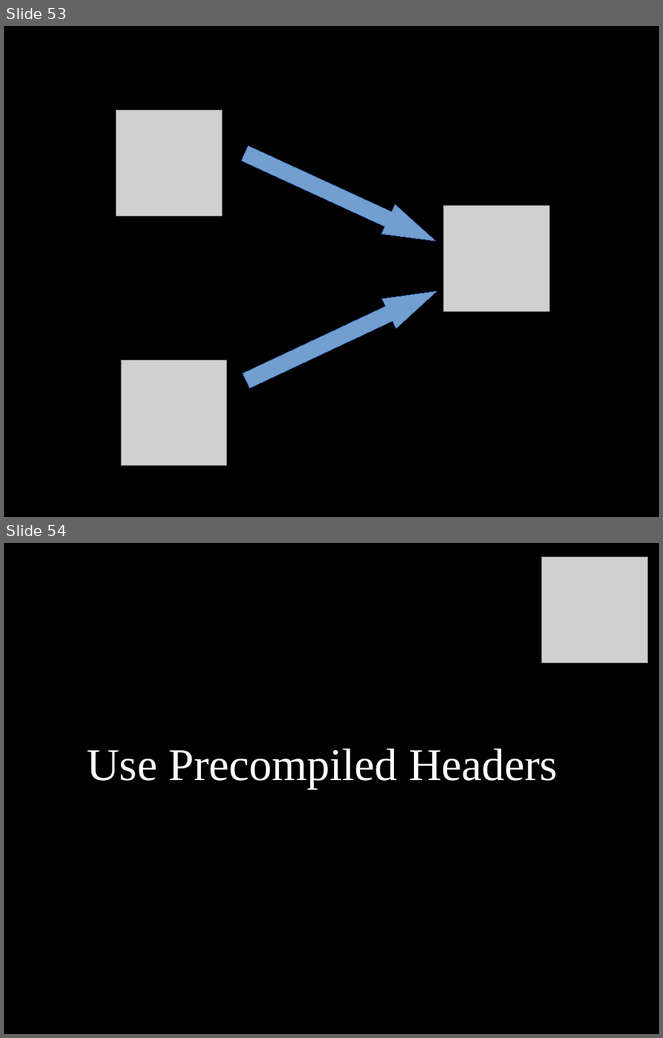
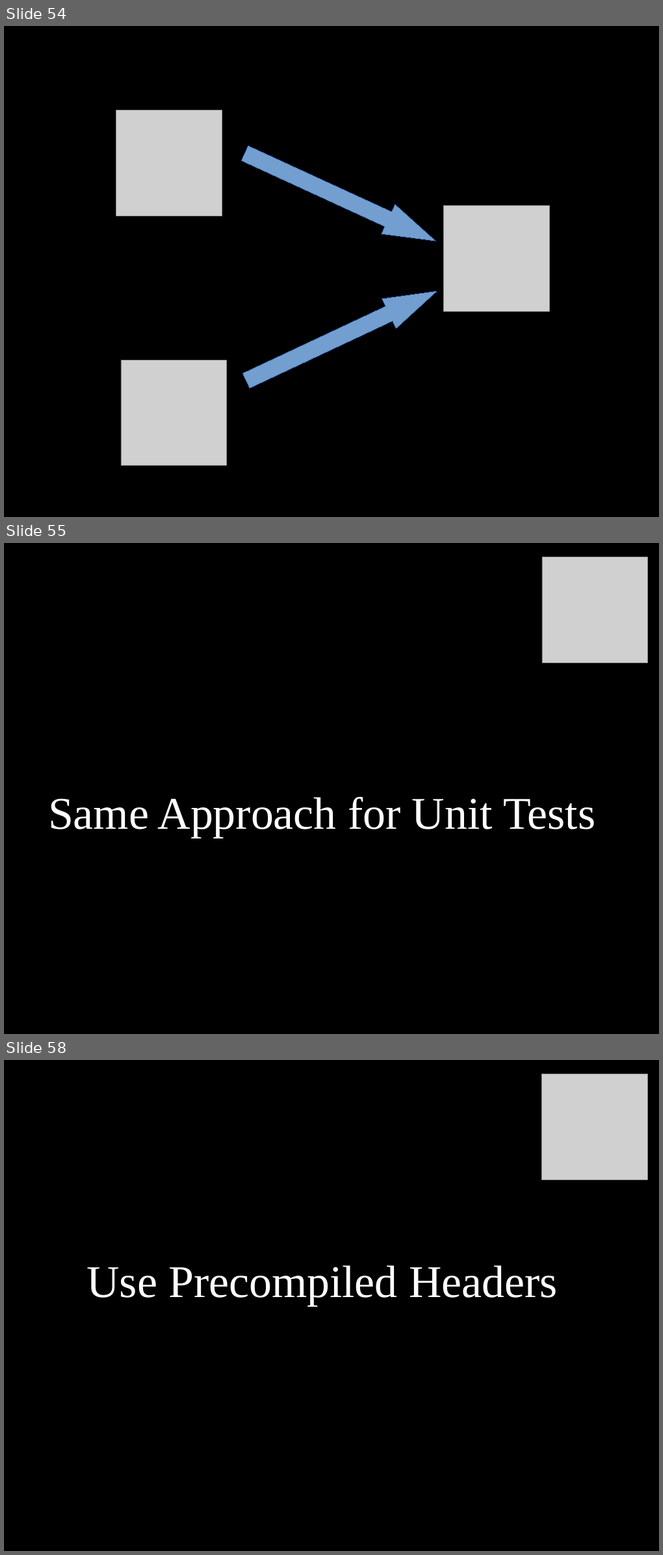
Before and after one commit to dodikk/StaticLib-Slides, a slide deck: Libraries-GoingNative.odp. Shown one above the other, each under a label of ours: slides 53 and 54 before the commit, slides 54, 55 and 58 after it; the slides between them are not shown. The pictures are 663x1038 and 663x1555 pixels, drawn with LibreOffice and Linux fonts; fonts in the diff are those of the drawing; grey boxes stand for pictures. Boxes give left, top, right and bottom in pixels: in the first picture for what was removed or moved away, otherwise in the second. Text is boxed around its words. In the diff, an @@ line names an element or a change of style, - is before the commit and + after.

Commit message:
Added unit testing related slides

```diff
--- a/Libraries-GoingNative.odp
+++ b/Libraries-GoingNative.odp
@@ slide 55 added at (x1=4, y1=543, x2=659, y2=1034), background #000000 @@
@@ picture added at (x1=543, y1=557, x2=649, y2=663) @@
@@ title added at (x1=48, y1=797, x2=596, y2=837), 55 pt, text #FFFFFF @@
+Same Approach for Unit Tests
@@ what was slide 53 is now slide 54 @@
@@ what was slide 54 is now slide 58 @@
```
Also in this commit, not shown: 3 slides changed, 4 other slides added, 2 other files.
